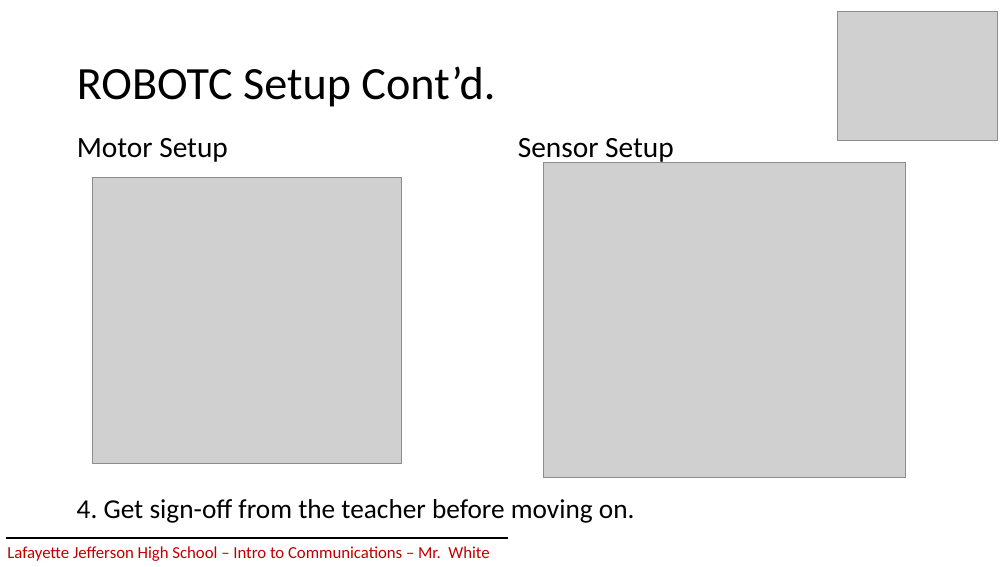
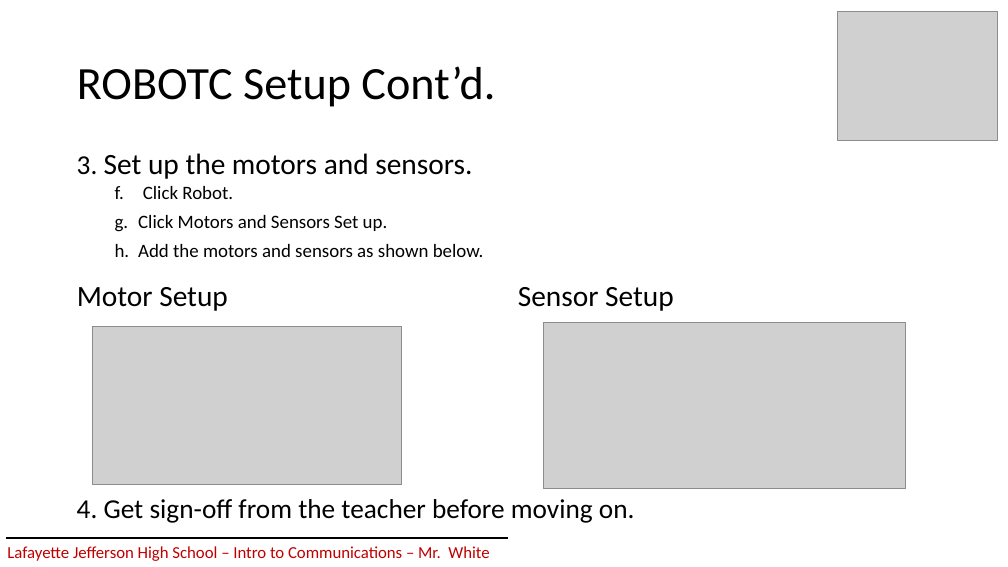
Before and after one commit to CJ-Marks/JHS-ObstacleRacer-Assignment, a slide deck: slide 4 of Procedures/ItC - Procedure 01 - ROBOTC Setup+Debug.pptx. Drawn at 1008x567 pixels with LibreOffice and Linux fonts; fonts in the diff are those of the drawing; grey boxes stand for pictures. Boxes give left, top, right and bottom in pixels: in the first picture for what was removed or moved away, otherwise in the second. Text is boxed around its words. In the diff, an @@ line names an element or a change of style, - is before the commit and + after.

```diff
--- a/Procedures/ItC - Procedure 01 - ROBOTC Setup+Debug.pptx
+++ b/Procedures/ItC - Procedure 01 - ROBOTC Setup+Debug.pptx
@@ text added at (x1=77, y1=153, x2=484, y2=257), 18 pt, text #000000 @@
+3. Set up the motors and sensors.
+  f. Click Robot.
+  g. Click Motors and Sensors Set up.
+  h. Add the motors and sensors as shown below.
@@ text "Motor Setup" moved from (x1=77, y1=138, x2=228, y2=162) to (x1=77, y1=287, x2=228, y2=311) @@
@@ text "Sensor Setup" moved from (x1=518, y1=138, x2=674, y2=165) to (x1=518, y1=287, x2=674, y2=311) @@
@@ picture resized from (x1=92, y1=178, x2=402, y2=464) to (x1=92, y1=327, x2=402, y2=485) @@
@@ picture resized from (x1=544, y1=163, x2=906, y2=478) to (x1=544, y1=322, x2=906, y2=489) @@
```
Also in this commit, not shown: 1 other slide changed.
